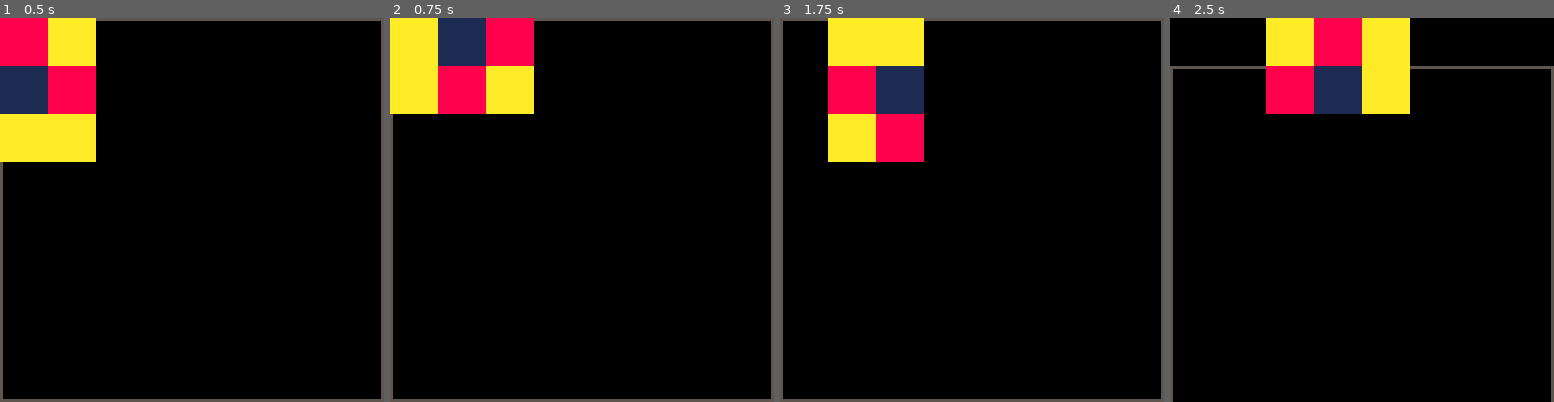
Above: before the commit, frames 1-4 (left to right).
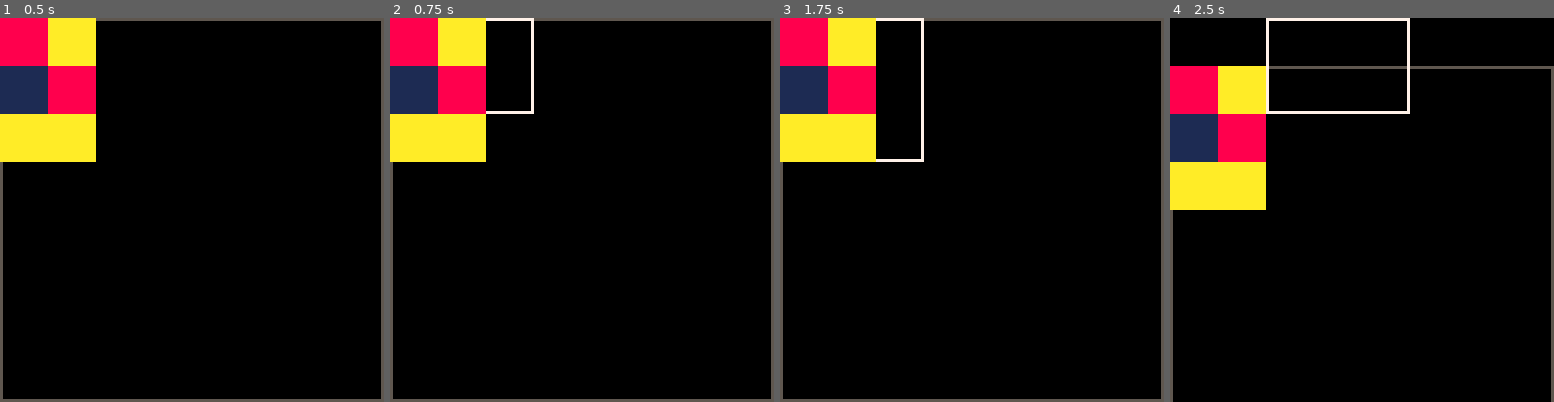
Above: after the commit, the same moments.

Repository: shen-sat/orchard
Game: PICO-8 cartridge game.p8
Two runs of this game, one before a commit and one after it. Both use one fixed random seed, a clock stepped at 60 frames per second and the inputs below.
Inputs:
- Up to frame 1 (0.5 s): tap X (X key) at 0.33 s
- Up to frame 2 (0.75 s): tap O (Z key) at 0.7 s
- Up to frame 3 (1.75 s): tap X (X key) at 1.07 s; hold Right from 1.6 s (still down); tap O (Z key) at 1.7 s
- Up to frame 4 (2.5 s): tap X (X key) at 1.85 s; release Right at 2.1 s; tap O (Z key) at 2.1 s; hold Up 2.15-2.42 s; hold Right from 2.47 s (still down)

Frame 1 is identical in both runs. In frame 2, 11% of the frame differs, in the area x 0-38%, y 0-38%; in frame 3, 9.4%; in frame 4, 19%, in the area x 0-63%, y 0-50%.

Commit message:
Add ability to plant fruits on button X press

Diff:
--- a/game.p8
+++ b/game.p8
@@ -47,6 +47,8 @@
   }
 
   fruits_one = { copy_table(apple), copy_table(lemon), copy_table(berry), copy_table(apple), copy_table(lemon), copy_table(lemon) }
+
+  planted_fruits = {}
 
   selected_card = {
     width = 2 * tile_size,
@@ -105,12 +107,21 @@
       return (self.compass:facing() == 'n' or self.compass:facing() == 's')
     end,
     update = function(self)
+      self:plant_fruits()
       self:move()
       self:update_fruits()
     end,
     draw = function(self)
       self:draw_border()
       self:draw_fruits()
+    end,
+    plant_fruits = function(self)
+      if btnp(5) then
+        for fruit in all(self.fruits) do
+          add(planted_fruits,fruit)
+          del(self.fruits,fruit)
+        end
+      end
     end,
     update_fruits = function(self)
       local fruits
@@ -176,6 +187,9 @@
   cls()
   rect(0,0,127,127,5) --border
   selected_card:draw()
+  for fruit in all(planted_fruits) do
+    spr(fruit.sprite,fruit.x,fruit.y,2,2)
+  end
 end
 
 function calculate_x1(x0, width)
